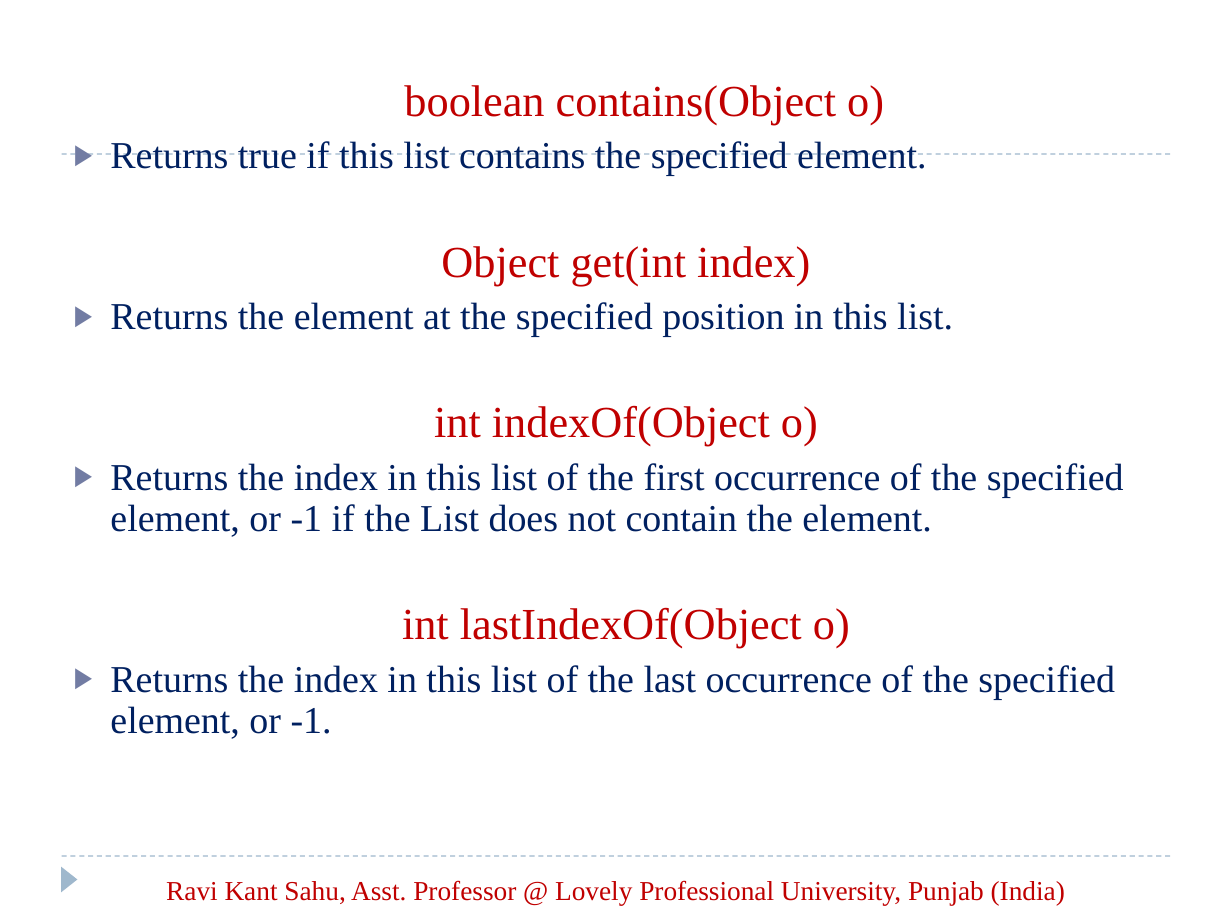
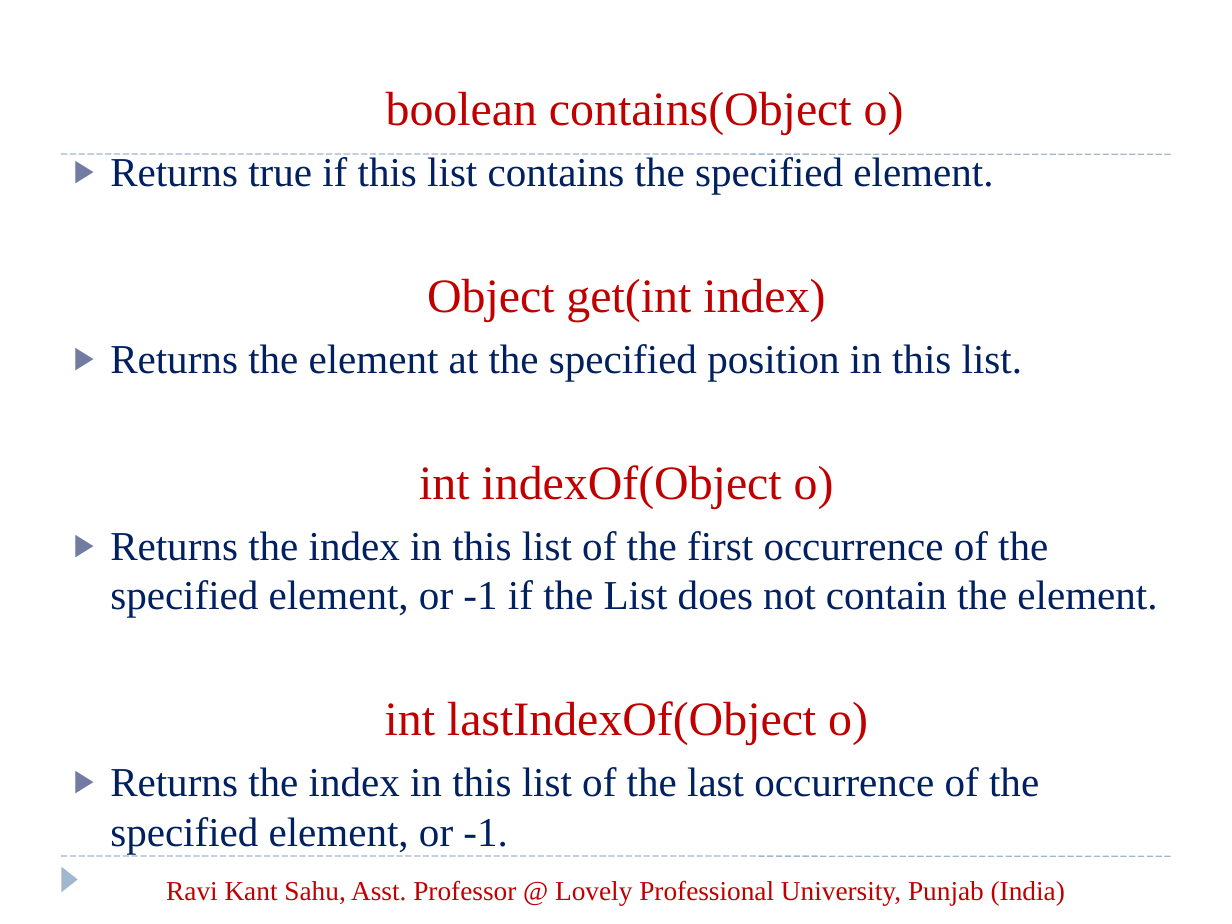
Before and after one commit to vaibhavpareek/JavaNotes, a slide deck: slide 36 of Javafiles/Allppts/23. Collection API.ppt. Drawn at 1232x924 pixels with LibreOffice and Linux fonts; fonts in the diff are those of the drawing. Boxes give left, top, right and bottom in pixels: in the first picture for what was removed or moved away, otherwise in the second. Text is boxed around its words. In the diff, an @@ line names an element or a change of style, - is before the commit and + after.

```diff
--- a/Javafiles/Allppts/23. Collection API.ppt
+++ b/Javafiles/Allppts/23. Collection API.ppt
@@ text "boolean contains(Object o)" at <box>110,91,1157,797</box>: size 25.9 to 28 pt in "boolean contains(Object o)", "Object get(int index)", "int indexOf(Object o)", "int lastIndexOf(Object o)"; size 22.2 to 24 pt in "Returns true if this list contains the ...", "Returns the element at the specified position ...", "Returns the index in this list of ...", "Returns the index in this list of ..."; line spacing 0.9 to 1 @@
@@ line (62, 154) - (1170, 154): stroke #9FB8CD 0.74 pt dashed to #9FB8CD 0.74 pt @@
@@ line (62, 856) - (1170, 856): stroke #9FB8CD 0.74 pt dashed to #9FB8CD 0.74 pt @@
```
Also in this commit, not shown: 71 other slides changed, 1 slide added, 1 slide removed, 53 other files.
